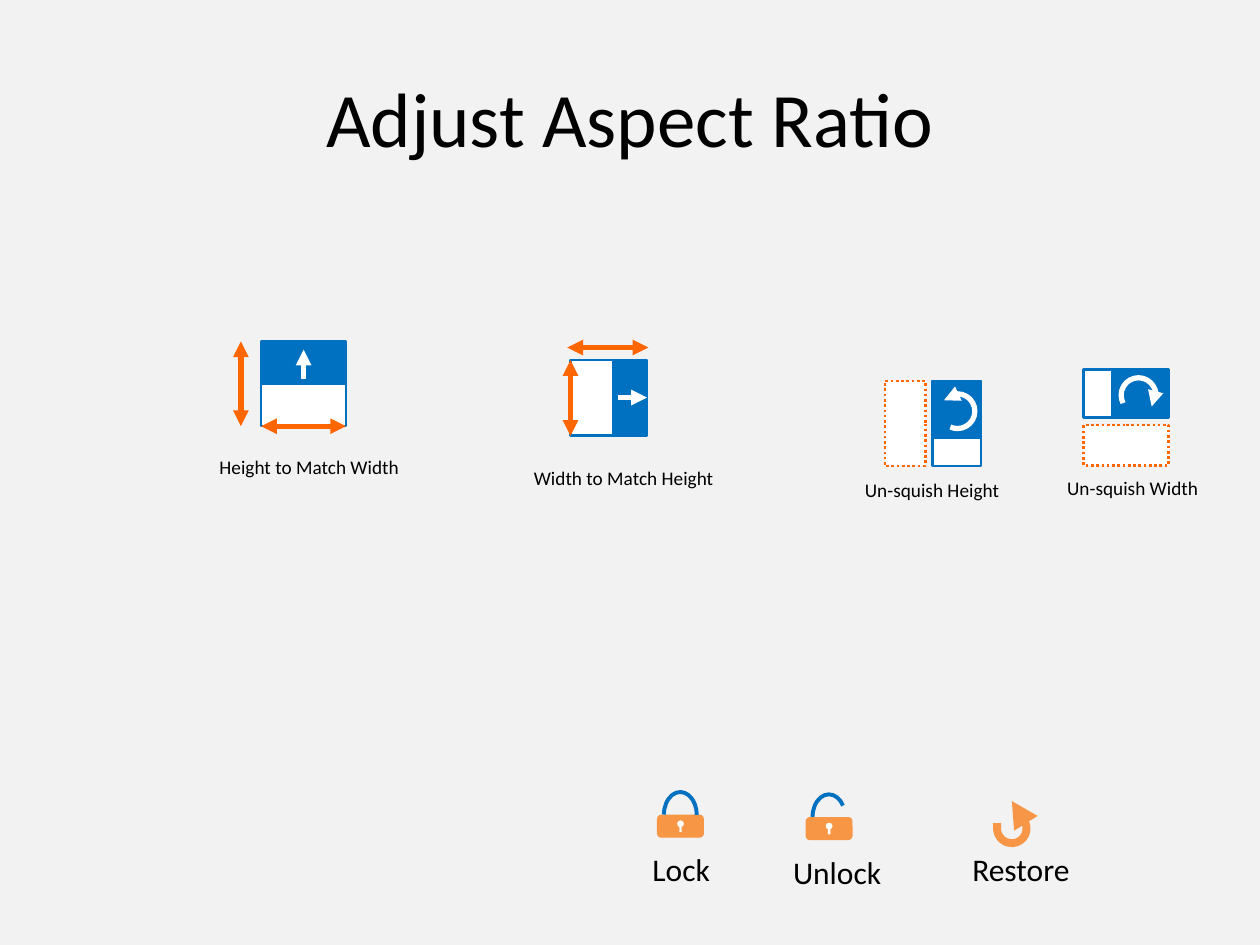
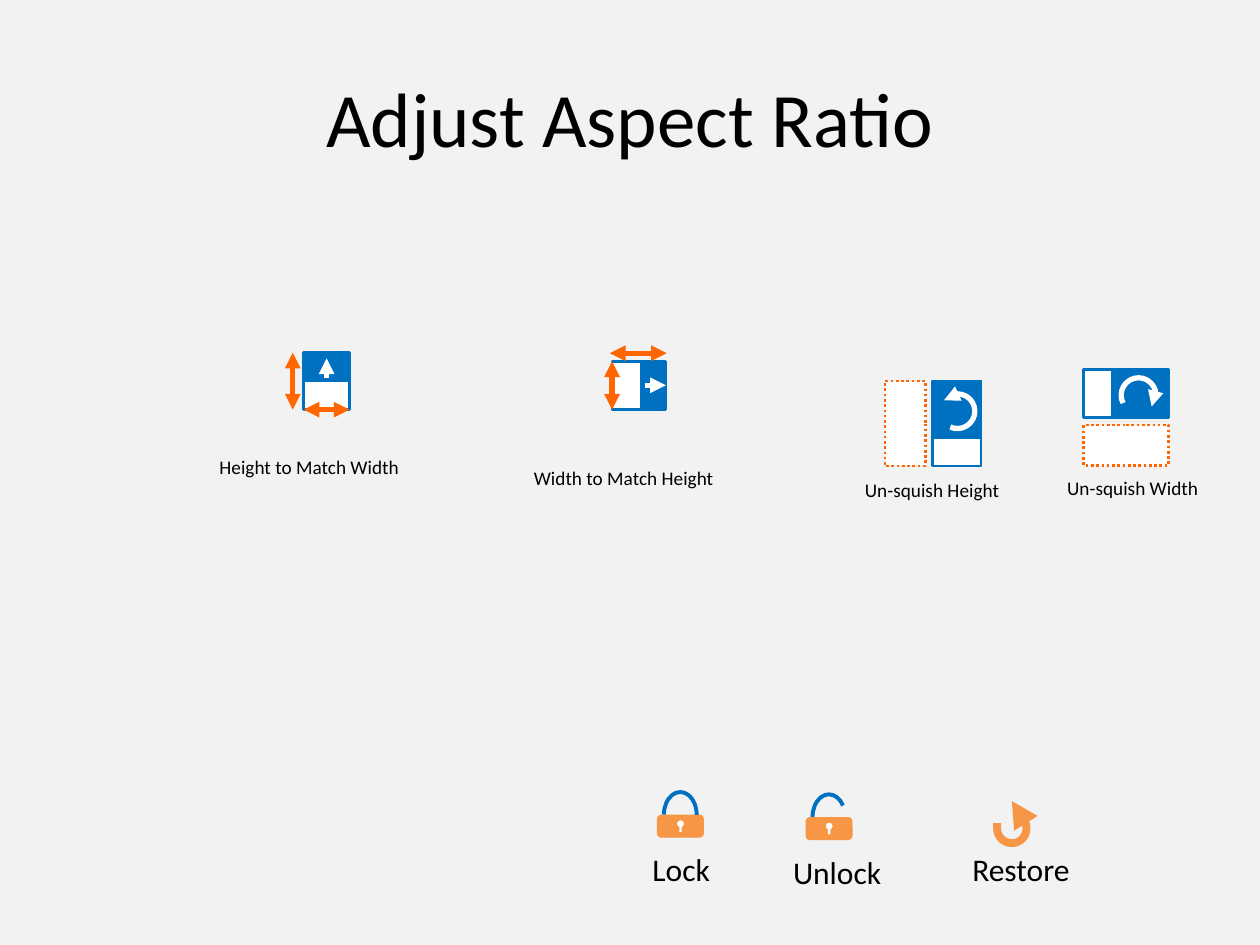
Before and after one commit to PowerPointLabs/PowerPointLabs, a slide deck: slide 5 of doc/Icons-ResizeLab.pptx. Drawn at 1260x945 pixels with LibreOffice and Linux fonts; fonts in the diff are those of the drawing. Boxes give left, top, right and bottom in pixels: in the first picture for what was removed or moved away, otherwise in the second. Text is boxed around its words. In the diff, an @@ line names an element or a change of style, - is before the commit and + after.

```diff
--- a/doc/Icons-ResizeLab.pptx
+++ b/doc/Icons-ResizeLab.pptx
@@ double arrow moved from (241, 426) - (241, 341) to (292, 410) - (292, 353) @@
@@ rectangle: place and size @@
-rectangle at box(261, 341, 345, 402)
+rectangle at box(304, 353, 349, 393)
@@ arrow moved from (304, 379) - (304, 350) to (326, 378) - (326, 358) @@
@@ double arrow moved from (567, 348) - (649, 348) to (610, 353) - (667, 353) @@
@@ rectangle: place and size @@
-rectangle at box(261, 384, 345, 427)
+rectangle at box(304, 382, 349, 411)
@@ rectangle: place and size @@
-rectangle at box(571, 360, 614, 436)
+rectangle at box(611, 362, 641, 410)
@@ double arrow moved from (571, 360) - (571, 436) to (612, 362) - (612, 410) @@
@@ rectangle: place and size @@
-rectangle at box(595, 360, 647, 435)
+rectangle at box(629, 362, 666, 410)
@@ arrow moved from (617, 398) - (648, 398) to (645, 386) - (665, 386) @@
@@ double arrow moved from (261, 426) - (346, 426) to (304, 410) - (349, 410) @@
```
Also in this commit, not shown: 7 other files.
